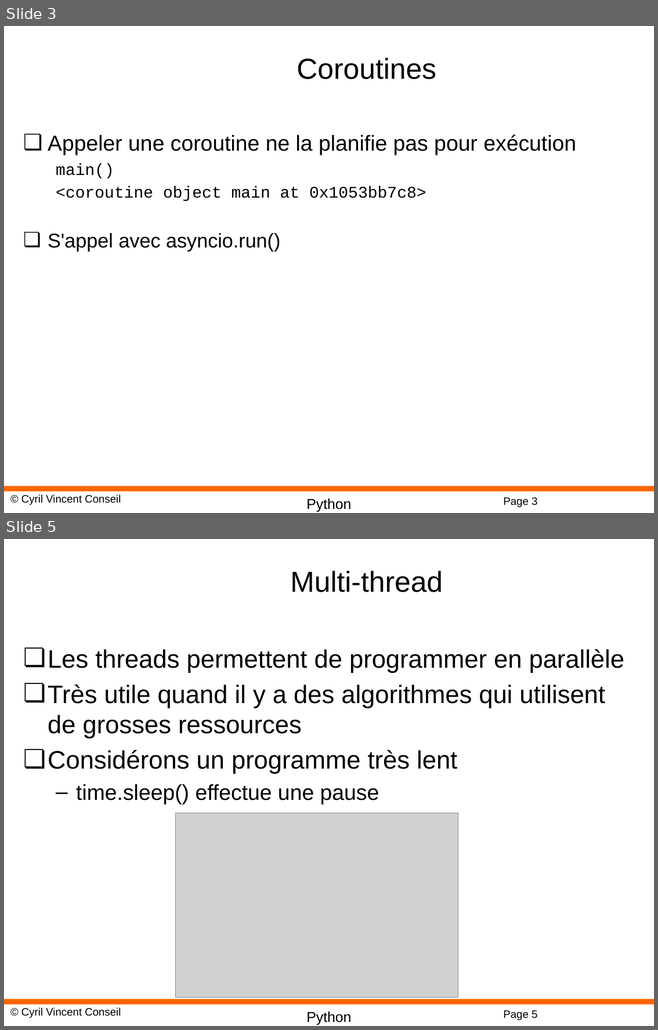
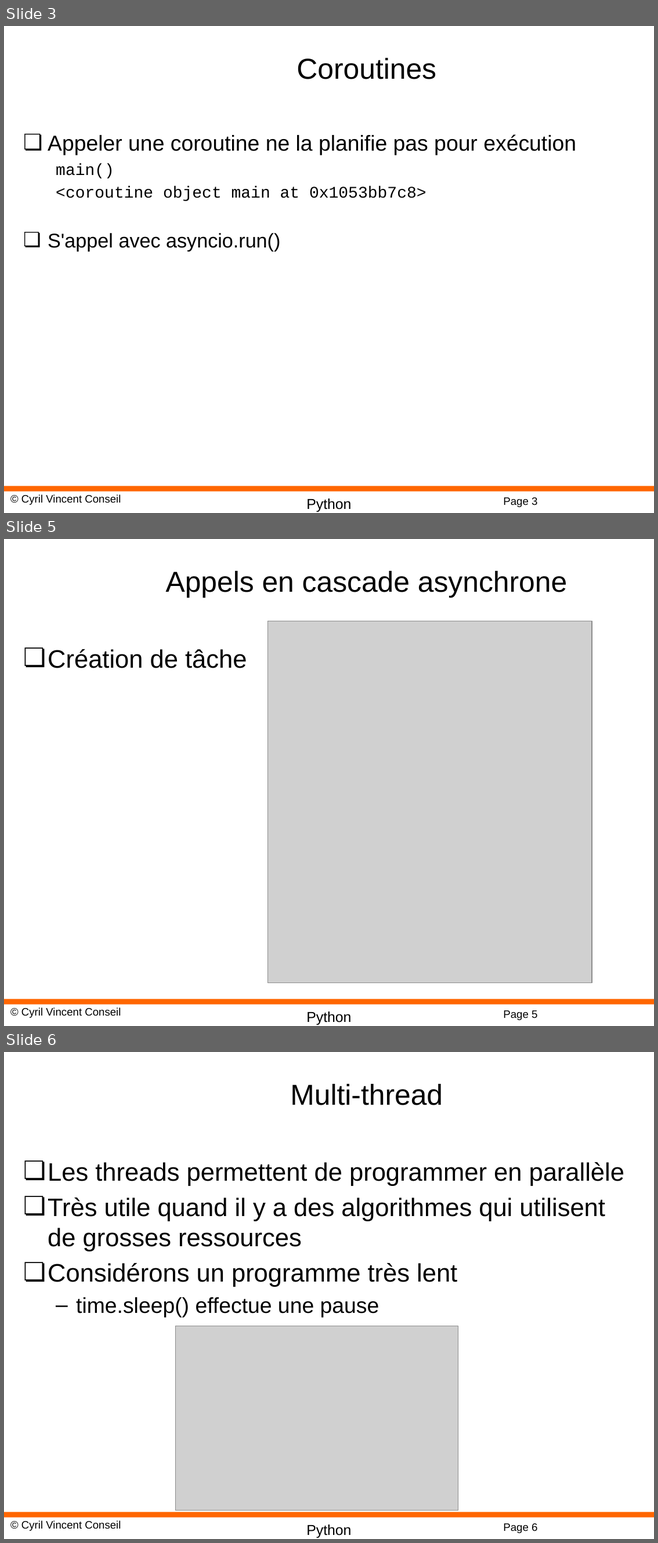
Before and after one commit to cyrilvincent/python-advanced, a slide deck: PPT/Python21-Threading.pptx. Shown one above the other, each under a label of ours: slides 3 and 5 before the commit, slides 3, 5 and 6 after it; the slides between them are not shown. The pictures are 658x1030 and 658x1543 pixels, drawn with LibreOffice and Linux fonts; fonts in the diff are those of the drawing; grey boxes stand for pictures; background and template pictures are left out. Boxes give left, top, right and bottom in pixels: in the first picture for what was removed or moved away, otherwise in the second. Text is boxed around its words. In the diff, an @@ line names an element or a change of style, - is before the commit and + after.

```diff
--- a/PPT/Python21-Threading.pptx
+++ b/PPT/Python21-Threading.pptx
@@ slide 5 added at <box>4,539,654,1026</box>, background #FFFFFF; not listed: 4 template elements that a slide beside it also shows @@
@@ title added at <box>166,571,567,598</box>, 32 pt, text #000000 @@
+Appels en cascade asynchrone
@@ picture added at <box>268,621,592,983</box> @@
@@ text added at <box>48,649,246,668</box>, 28 pt, text #000000 @@
+❏ Création de tâche
@@ what was slide 5 is now slide 6 @@
@@ page number at <box>503,1524,537,1533</box>: text changed @@
-Page 5
+Page 6
```
Also in this commit, not shown: 1 slide changed, 2 other files.
